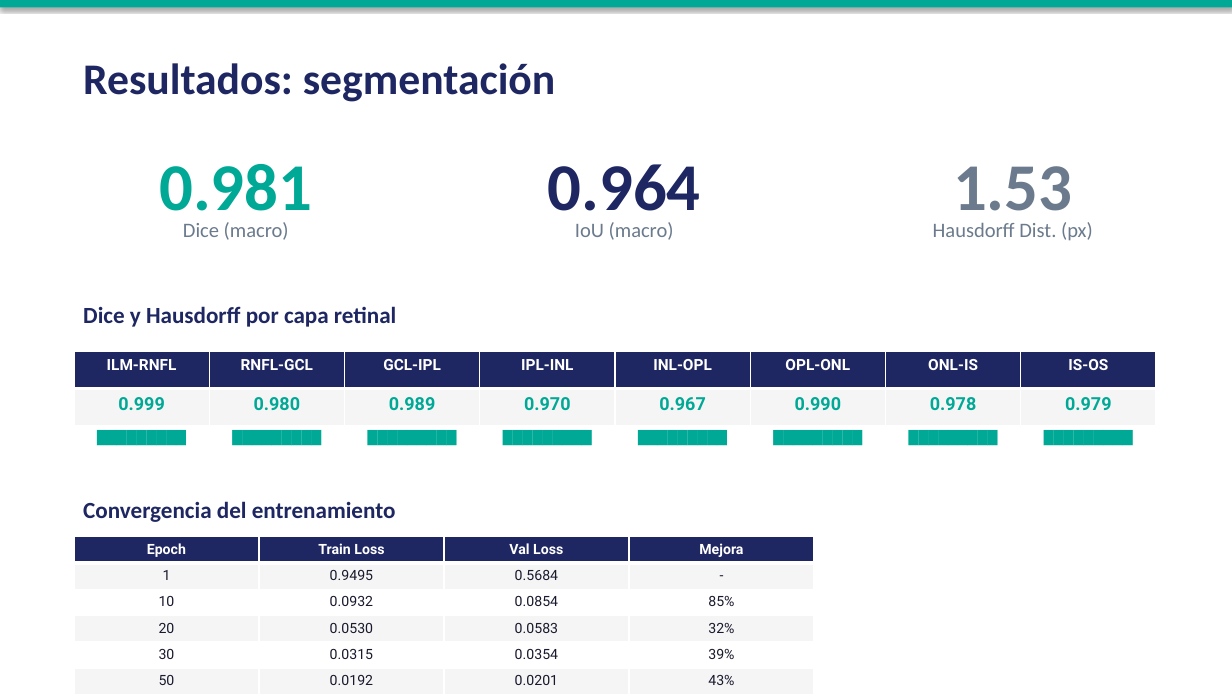
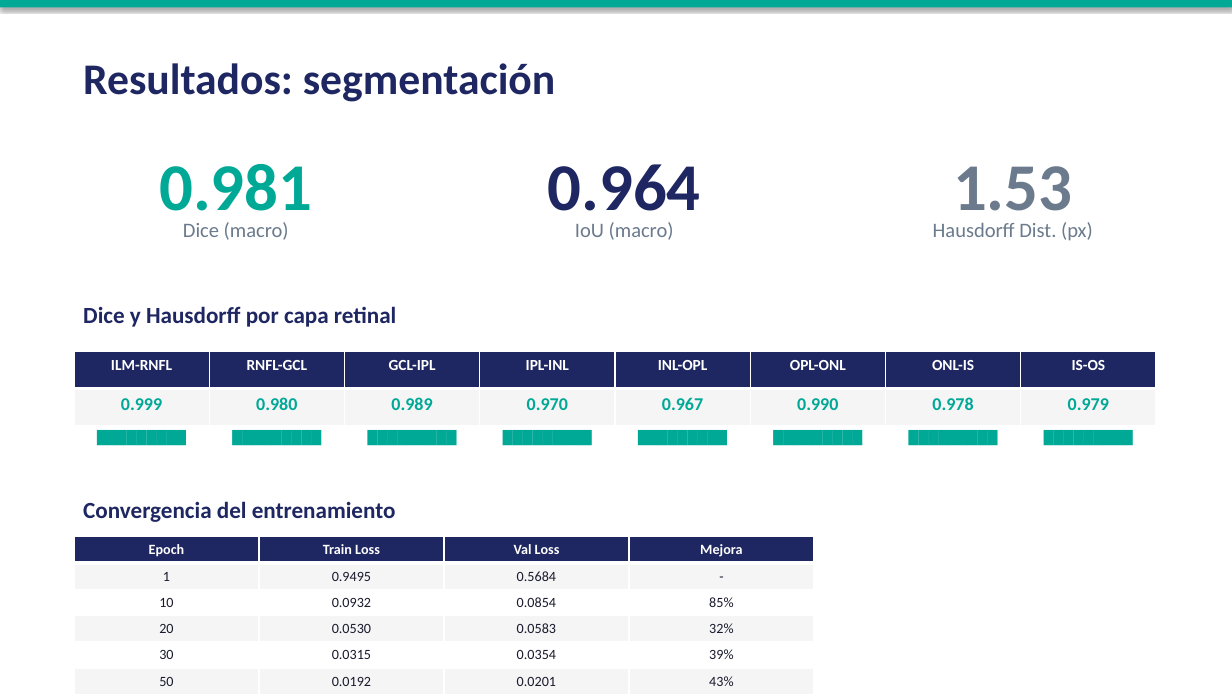
Before and after one commit to umagon/TP_vision_por_computadora_2, a slide deck: slide 7 of paper/presentacion_OCT.pptx. Drawn at 1232x694 pixels with LibreOffice and Linux fonts; fonts in the diff are those of the drawing. Boxes give left, top, right and bottom in pixels: in the first picture for what was removed or moved away, otherwise in the second. Text is boxed around its words. In the diff, an @@ line names an element or a change of style, - is before the commit and + after.

```diff
--- a/paper/presentacion_OCT.pptx
+++ b/paper/presentacion_OCT.pptx
@@ table at bbox=[74, 351, 1154, 462] @@
@@ font Roboto to Calibri @@
@@ table at bbox=[74, 536, 814, 690] @@
@@ font Roboto to Calibri @@
```
Also in this commit, not shown: 4 other slides changed, 28 other files.
